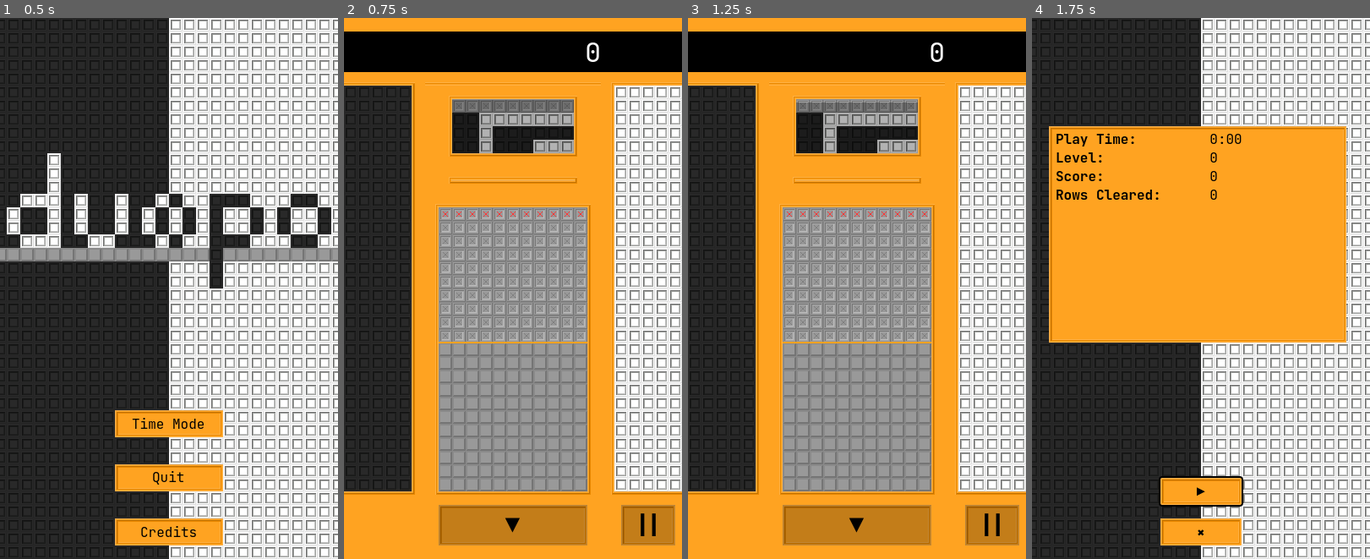
Above: before the commit, frames 1-4 (left to right).
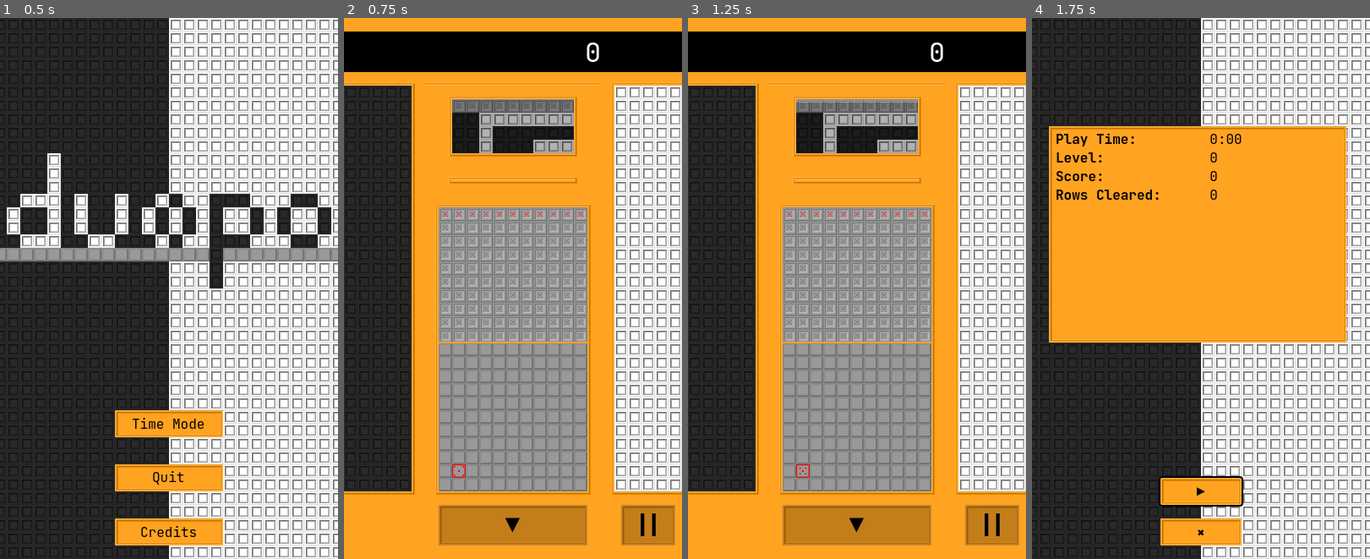
Above: after the commit, the same moments.

Repository: ka-puna/duopo
Game: Godot game, scene res://src/main.tscn
Two runs of this game, one before a commit and one after it. Both use one fixed random seed, a clock stepped at 60 frames per second and the inputs below.
Inputs:
- Up to frame 1 (0.5 s): no input
- Up to frame 2 (0.75 s): click "Time Mode" at 0.5 s
- Up to frame 3 (1.25 s): no input
- Up to frame 4 (1.75 s): click "||" at 1.25 s

Frame 1 is identical in both runs. In frame 2, less than 0.1% of the frame differs, in the area x 32-36%, y 82-85%; in frame 3, less than 0.1%; in frame 4, nothing differs.

Commit message:
Highlight seleted tile. Move TileAtlas declaration from time_mode to cycle_mode_base.

Diff:
--- a/asset/tile_atlas.gd
+++ b/asset/tile_atlas.gd
@@ -7,6 +7,7 @@
 	"TILES" = 0,
 	"PATH" = 1,
 	"ANIM_PATH_END" = 2,
+	"ANIM_TILE_SELECT" = 3,
 	"ORANGE" = 100,
 }
 
@@ -40,6 +41,7 @@
 const ANIMS = {
 	"BASE": {
 		"PATH_END": Vector2i(0, 0),
+		"TILE_SELECT": Vector2i(0, 0),
 	},
 }
 
--- a/asset/tile_atlas/pathable.tres
+++ b/asset/tile_atlas/pathable.tres
@@ -1,8 +1,9 @@
-[gd_resource type="TileSet" load_steps=63 format=3 uid="uid://ogx4rbyatygf"]
+[gd_resource type="TileSet" load_steps=65 format=3 uid="uid://ogx4rbyatygf"]
 
 [ext_resource type="Texture2D" uid="uid://cn1884g6a7vf0" path="res://asset/tile_atlas/tiles.png" id="1_53hqo"]
 [ext_resource type="Texture2D" uid="uid://b1nxvjgmb0kvd" path="res://asset/tile_atlas/path.png" id="2_xmfn6"]
 [ext_resource type="Texture2D" uid="uid://p2u7tet8ysny" path="res://asset/tile_atlas/anim_path_end.png" id="3_87xvw"]
+[ext_resource type="Texture2D" uid="uid://bfw86mauckp7v" path="res://asset/tile_atlas/anim_tile_select.png" id="4_byuuv"]
 
 [sub_resource type="TileMapPattern" id="TileMapPattern_i7xy5"]
 tile_data = PackedInt32Array(0, 65536, 0, 65536, 0, 0, 131072, 65536, 0, 1, 65536, 0, 65537, 0, 0, 131073, 65536, 0, 2, …(297 unchanged characters)…
@@ -261,6 +262,19 @@
 0:0/animation_frame_6/duration = 1.0
 0:0/0 = 0
 
+[sub_resource type="TileSetAtlasSource" id="TileSetAtlasSource_dlrdr"]
+texture = ExtResource("4_byuuv")
+0:0/animation_speed = 8.0
+0:0/animation_frame_0/duration = 1.0
+0:0/animation_frame_1/duration = 1.0
+0:0/animation_frame_2/duration = 1.0
+0:0/animation_frame_3/duration = 1.0
+0:0/animation_frame_4/duration = 1.0
+0:0/animation_frame_5/duration = 1.0
+0:0/animation_frame_6/duration = 1.0
+0:0/0 = 0
+0:0/0/custom_data_0 = true
+
 [resource]
 terrain_set_0/mode = 0
 terrain_set_0/terrain_0/name = "path"
@@ -274,6 +288,7 @@
 sources/0 = SubResource("TileSetAtlasSource_c5ml5")
 sources/1 = SubResource("TileSetAtlasSource_lvb3i")
 sources/2 = SubResource("TileSetAtlasSource_6cmod")
+sources/3 = SubResource("TileSetAtlasSource_dlrdr")
 tile_proxies/coords_level = [[1, Vector2i(0, 0)], [6, Vector2i(0, 0)], [2, Vector2i(0, 0)], [6, Vector2i(1, 0)]]
 pattern_0 = SubResource("TileMapPattern_i7xy5")
 pattern_1 = SubResource("TileMapPattern_f7jeb")
--- a/src/node/cycle_mode_base.gd
+++ b/src/node/cycle_mode_base.gd
@@ -6,9 +6,12 @@
 var PauseMenu = preload("res://src/scene/pause_menu.tscn")
 
 
+## The position of the selected tile. Set its intial position in the editor.
+@export var tile_selected: Vector2i
 ## The period between drops in units such as seconds.
 @export var cycle_period: float = 10.0: set = set_cycle_period
 @onready var cycle_value: float = 0.0: set = set_cycle_value
+var atlas: TileAtlas
 var board: TileMapCustom
 var drop: Callable
 var layers: Dictionary
@@ -21,9 +24,10 @@
 	if event is InputEventMouse:
 		var clicked_tile = board.local_to_map(board.get_local_mouse_position())
 		# If tile is within bounds.
-		if board.get_cell_tile_data(board.layers.background, clicked_tile):
+		if board.get_cell_tile_data(layers.background, clicked_tile):
 			var button_mask = event.get_button_mask()
 			var pressed = event is InputEventMouseButton and event.pressed
+			update_tile_selected(clicked_tile)
 			_on_tile_mouse_event(clicked_tile, button_mask, pressed)
 
 
@@ -83,6 +87,13 @@
 	preview.set_pattern_id(new_pattern)
 
 
+func update_tile_selected(coordinates: Vector2i):
+	tile_selected = coordinates
+	board.clear_layer(layers.select)
+	board.set_cell(layers.select, coordinates, \
+			atlas.SOURCES.ANIM_TILE_SELECT, atlas.ANIMS.BASE.TILE_SELECT)
+
+
 func _on_drop_pattern_pressed():
 	drop_pattern()
 
--- a/src/scene/board/tile_map_pathable.tscn
+++ b/src/scene/board/tile_map_pathable.tscn
@@ -23,4 +23,11 @@
 layer_2/y_sort_origin = 0
 layer_2/z_index = 2
 layer_2/tile_data = PackedInt32Array()
+layer_3/name = "select"
+layer_3/enabled = true
+layer_3/modulate = Color(1, 1, 1, 1)
+layer_3/y_sort_enabled = false
+layer_3/y_sort_origin = 0
+layer_3/z_index = 3
+layer_3/tile_data = PackedInt32Array()
 script = ExtResource("2_iofy3")
--- a/src/scene/time_mode.gd
+++ b/src/scene/time_mode.gd
@@ -15,7 +15,6 @@
 var patterns: Array
 
 @onready var path = Path.new()
-var atlas: TileAtlas
 var commander: TileMapCommand
 var effect: Callable
 var match_rows: Callable
@@ -39,6 +38,7 @@
 	pattern_level = 0
 	var pattern = get_new_pattern()
 	preview.set_pattern_id(pattern)
+	update_tile_selected(tile_selected)
 
 
 # Called every frame. 'delta' is the elapsed time since the previous frame.
--- a/src/scene/time_mode.tscn
+++ b/src/scene/time_mode.tscn
@@ -28,6 +28,7 @@
 grow_vertical = 2
 theme = SubResource("Theme_ox6uk")
 script = ExtResource("1_gyt65")
+tile_selected = Vector2i(0, 19)
 
 [node name="TileBG" type="TileMap" parent="."]
 tile_set = ExtResource("2_it1s3")
Binary file added: asset/tile_atlas/anim_tile_select.png
Not shown, added: asset/tile_atlas/anim_tile_select.png.import
